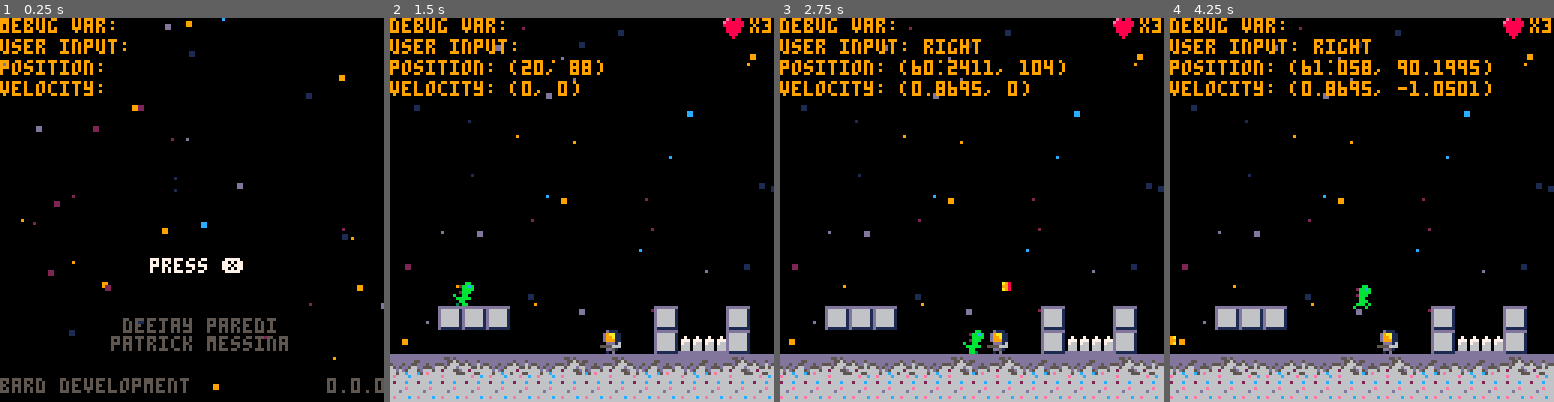
Above: before the commit, frames 1-4 (left to right).
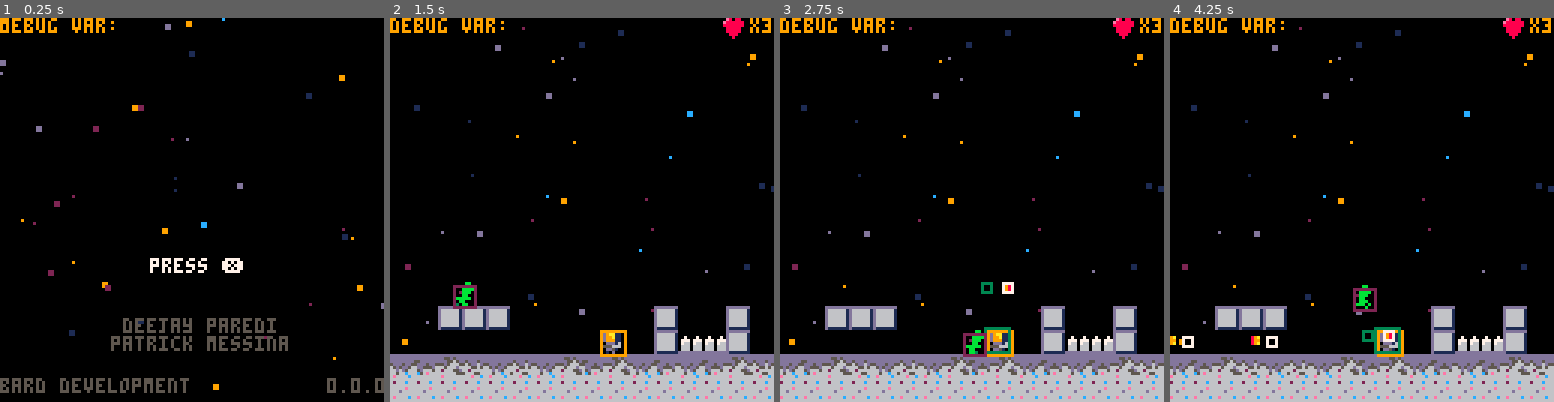
Above: after the commit, the same moments.

Repository: barddev/moonshot
Game: PICO-8 cartridge moonshot-temp.p8
Two runs of this game, one before a commit and one after it. Both use one fixed random seed, a clock stepped at 60 frames per second and the inputs below.
Inputs:
- Up to frame 1 (0.25 s): no input
- Up to frame 2 (1.5 s): tap X (X key) at 0.33, 1.07 s; tap O (Z key) at 0.7 s
- Up to frame 3 (2.75 s): hold Right 1.6-2.1 s; tap O (Z key) at 1.7, 2.1, 2.5 s; tap X (X key) at 1.85 s; hold Up 2.15-2.42 s; hold Right from 2.47 s (still down)
- Up to frame 4 (4.25 s): tap O (Z key) every 0.4 s from 2.9 to 4.1 s; tap X (X key) at 2.97, 4.08 s; release Right at 3.03 s; hold Left 3.08-3.58 s; hold Down 3.63-3.97 s; hold Right from 4.02 s (still down)

The runs differ from the first frame. In frame 1, 1.4% of the frame differs, in the area x 0-33%, y 5-21%; in frame 2, 2.4%; in frame 3, 3.5%; in frame 4, 4.2%, in the area x 0-84%, y 5-89%.

Commit message:
added hitbox drawings for debugging

Diff:
--- a/moonshot-temp.p8
+++ b/moonshot-temp.p8
@@ -98,9 +98,9 @@
         if (btn(3)) key = key .. "down "
         if (btn(4)) key = key .. "x "
         if (btn(5)) key = key .. "o "
-        print("user input: " .. key, x, 7, 9)
-        print("position: " .. globals.debug_position, x, 14, 9)
-        print("velocity: " .. globals.debug_vel, x, 21, 9)
+        -- print("user input: " .. key, x, 7, 9)
+        -- print("position: " .. globals.debug_position, x, 14, 9)
+        -- print("velocity: " .. globals.debug_vel, x, 21, 9)
 
     end
 
@@ -354,9 +354,9 @@
     -- set camera
     c:init(m.map_start, m.map_end)
 
-    -- pos, sp, hitbox, health, bullet_sp, acc
+    -- pos, sp, hitbox, health, bullet_sp, bullet_distance, bullet_max_time, acc
     local level_baddies = {
-        baddie:new(vector2d(70, 70), 17, {x=0,y=0,w=8,h=8}, 3, 0, vector2d(1.5, 0))
+        baddie:new(vector2d(70, 70), 17, new_hitbox(0,0,8,8), 3, 0, 50, 30, vector2d(1.5, 0))
     }
 
     level_1:init(m, b, level_baddies)
@@ -532,24 +532,28 @@
 -- health: starting health
 -- bullet_sp: sprite number for bullet
 -- acc: acceleration vector2d
-function baddie:new(pos, sp, hitbox, health, bullet_sp, acc)
+function baddie:new(pos, sp, hitbox, health, bullet_sp, bullet_distance, bullet_max_time, acc)
     local o = {}
     setmetatable(o, self)
     self.__index = self
 
-    self.sp = sp
-    self.bullet_sp = bullet_sp
-    self.hitbox = hitbox
-    self.w = 8
-    self.h = 8
-    self.pos = pos
-    self.health = health
-    self.flip = true
-
-    self.vel = vector2d(0, 0)
-    self.max_vel = vector2d(2, 2)
-
-    self.acc = acc
+    o.sp = sp
+    o.bullet_sp = bullet_sp
+    o.bullet_distance = bullet_distance
+    o.bullet_timer = 0
+    o.bullet_max_time = bullet_max_time
+    o.bullet_hitbox = new_hitbox(5,2,3,3)
+    o.hitbox = hitbox
+    o.w = 8
+    o.h = 8
+    o.pos = pos
+    o.health = health
+    o.flip = true
+
+    o.vel = vector2d(0, 0)
+    o.max_vel = vector2d(2, 2)
+
+    o.acc = acc
 
     return o
 end
@@ -562,6 +566,9 @@
     actor_move(self)
 
     collide_actor = actor_map_collision(self, "down", globals.actor)
+
+
+    self:shoot()
 
     -- check if hit by bullet
     for b in all(bullets) do
@@ -575,7 +582,55 @@
 
 function baddie:draw()
     spr(self.sp, self.pos.x, self.pos.y, 1, 1, self.flip, false)
-end
+    if globals.debug then
+        draw_hitbox(self.pos, self.hitbox, 9)
+        actor_collision_draw()
+    end
+end
+
+-- badie shoot
+function baddie:shoot()
+
+    -- globals.debug_var = self.hitbox
+    if self.bullet_timer <= self.bullet_max_time then
+        self.bullet_timer += 1
+        return
+    end
+    self.bullet_timer = 0
+
+    local dir = actor_direction(self)
+    -- if facing right
+    if dir == 1 then
+    -- if facing left
+    else
+        local p_x = p.pos.x + p.hitbox.x + p.hitbox.w + 1
+        local p_y = p.pos.y + p.hitbox.y + p.hitbox.h + 1
+        if p_x > self.pos.x - self.bullet_distance
+        and p_x - p.hitbox.x <= self.pos.x
+        and p_y > self.pos.y +  self.hitbox.h
+        then
+            -- TODO im tired, double check this
+            local dir = actor_direction(self)
+            local b_pos = vector2d()
+            -- facing right
+            if actor_direction(self) == 1 then
+                b_pos = vector2d(self.pos.x + self.hitbox.x + self.hitbox.w + self.bullet_hitbox.x,
+                                 self.pos.y + 1)
+            -- facing left
+            else
+                local _box = hitbox_position(self.hitbox, actor_direction(flip))
+                local _b_box = hitbox_position(self.bullet_hitbox, actor_direction(flip))
+                -- b_pos = vector2d(self.pos.x - 4 - _b_box.x - _b_box.w,
+                b_pos = vector2d(self.pos.x - 10,
+                                 self.pos.y + 0)
+                -- b_pos = vector2d(self.pos.x - (self.bullet_hitbox.w + self.bullet_hitbox.x), self.pos.y)
+            end
+            local b = bullet:new(b_pos , 32, self.bullet_hitbox, 50, self.flip)
+            add(bullets, b)
+        end
+    end
+end
+
 
 -- actor_collision
 -- check collision between two actors
@@ -583,27 +638,38 @@
 -- a: actor 1
 -- b: actor 2
 -- returns true if collision, false otherwise
-function actor_collision(actor_1, actor_2)
+a = {x=0,y=0,w=0,h=0}
+b = {x=0,y=0,w=0,h=0}
+function actor_collision(actor_a, actor_b)
 
     -- local a = actor_1.hitbox
     -- local b = actor_2.hitbox
 
-    local a = {}
-    a.x = actor_1.pos.x + actor_1.hitbox.x
-    a.y = actor_1.pos.y + actor_1.hitbox.y
-    a.w = actor_1.hitbox.w
-    a.h = actor_1.hitbox.h
-    local b = {}
-    b.x = actor_1.pos.x + actor_1.hitbox.x
-    b.y = actor_1.pos.y + actor_1.hitbox.y
-    b.w = actor_1.hitbox.w
-    b.h = actor_1.hitbox.h
-
-    -- move hitbox to the correct position
-    a.x += actor_1.pos.x
-    a.y += actor_1.pos.y
-    b.x += actor_2.pos.x
-    b.y += actor_2.pos.y
+    local dir_a = actor_direction(actor_a)
+    local dir_b = actor_direction(actor_b)
+
+
+    -- position hitbox for actor a
+    -- facing right
+    if dir_a == 1 then
+        a = new_hitbox(actor_a.pos.x + actor_a.hitbox.x,
+            actor_a.pos.y + actor_a.hitbox.y,
+            actor_a.hitbox.w, actor_a.hitbox.h)
+    else
+        local _a = hitbox_position(actor_a.hitbox)
+        a = new_hitbox(actor_a.pos.x + _a.x,
+            actor_a.pos.y + _a.y, _a.w, _a.h)
+    end
+    -- position hitbox for actor b
+    if dir_b == 1 then
+        b = new_hitbox(actor_b.pos.x + actor_b.hitbox.x,
+            actor_b.pos.y + actor_b.hitbox.y,
+            actor_b.hitbox.w, actor_b.hitbox.h)
+    else
+        local _b = hitbox_position(actor_b.hitbox)
+        b = new_hitbox(actor_b.pos.x + _b.x,
+            actor_b.pos.y + _b.y, _b.w, _b.h)
+    end
 
     if a.x < b.x + b.w
     and a.x + a.w > b.x
@@ -612,6 +678,19 @@
         return true
     end
     return false
+end
+
+function actor_collision_draw()
+    local x1 = a.x
+    local x2 = a.x + a.w
+    local y1 = a.y
+    local y2 = a.y + a.h
+    rect(x1, y1, x2, y2, 3)
+    local x1 = b.x
+    local x2 = b.x + b.w
+    local y1 = b.y
+    local y2 = b.y + b.h
+    rect(x1, y1, x2, y2, 3)
 end
 
 
@@ -710,7 +789,12 @@
     self.health = 1
     self.lives = 3
 
-
+    self.hitbox = {
+        x = 1,
+        y = 1,
+        w = 7,
+        h = 7
+    }
     -- movement
     self.pos = vector2d(x, y)
 
@@ -778,7 +862,8 @@
 
 function player:shoot()
 
-    local b = bullet:new(self.pos, 32, {x=5,y=2,w=3,h=3}, self.flip)
+    -- todo make bullet distance a value in init
+    local b = bullet:new(self.pos, 32, new_hitbox(5,2,3,3), 50, self.flip)
     sfx(08)
     add(bullets, b)
 end
@@ -847,6 +932,9 @@
     self:draw_lives()
     self:animate()
     spr(self.sp, self.pos.x, self.pos.y, 1, 1, self.flip, false)
+    if globals.debug then
+        draw_hitbox(self.pos, self.hitbox, 2)
+    end
 end
 
 
@@ -930,6 +1018,11 @@
 function bullets_draw()
     for b in all(bullets) do
         b:draw()
+
+        if globals.debug then
+            draw_hitbox(b.pos, b.hitbox, 7)
+        end
+
     end
 end
 
@@ -939,7 +1032,7 @@
 -- create a new bullets object
 -- pos: position vector
 -- direction: string for left or right ("left", "right")
-function bullet:new(pos, sp, hitbox, flip)
+function bullet:new(pos, sp, hitbox, distance, flip)
     local o = {}
     setmetatable(o, self)
     self.__index = self
@@ -948,8 +1041,8 @@
     -- shot origin
     o.origin = pos
     --shot distance
-    o.distance = 50
-    self.hitbox = hitbox
+    o.distance = distance
+    self.hitbox = hitbox_position(hitbox, actor_direction(flip))
 
     -- used for map collision
     o.w = 8
@@ -977,9 +1070,10 @@
 -- add particles
 -- pos: position of particle vector2d
 -- t: type
+-- color: array of colors
 -- max_age: how long the particle should live
 particle={}
-function particle:new(pos, t, color, max_age, old_color)
+function particle:new(pos, t, color, max_age)
 
     local old_color = old_color or color
 
@@ -1017,20 +1111,32 @@
     for part in all(particles) do
         -- 1 pixel particle
         if part.type == 0 then
-            pset(part.pos.x, part.pos.y, part.color)
+            pset(part.pos.x, part.pos.y, part.color[1])
         end
     end
 end
 
 -- create new death particle effect
 function particle_death(pos)
-    local part = particle:new(pos, 0, 8, 15+rnd(2))
+    local part = particle:new(pos, 0, {8}, 15+rnd(2))
     add(particles, part)
 end
 
 
 -->8
 -- utils
+
+-- draw hitbox
+-- pos: position vector
+-- h: hitbox
+-- c: color (int)
+function draw_hitbox(pos, h, c)
+    local x1 = pos.x + h.x
+    local x2 = pos.x + h.x + h.w
+    local y1 = pos.y + h.y
+    local y2 = pos.y + h.y + h.h
+    rect(x1, y1, x2, y2, c)
+end
 
 -- vector
 -- vector in R2
@@ -1085,8 +1191,51 @@
     return "(".. a.x .. ", " .. a.y .. ")"
 end
 
-function vector.__concat(a, b)
-    return tostring(a) .. tostring(b)
+function vector.__concat(s, t)
+    return tostring(s) .. tostring(t)
+end
+
+-- hitbox
+hitbox = {}
+function new_hitbox(_x, _y, _w, _h)
+
+    local o = {}
+    setmetatable(o, hitbox)
+    o.x = _x or 0
+    o.y = _y or 0
+    o.w = _w or 8
+    o.h = _h or 8
+    return o
+
+end
+
+-- determine the location of a hitbox
+-- returns a position hitbox
+-- actor: actor who has a hitbox and flip
+-- {x,y,w,h}
+function hitbox_position(b, dir)
+
+    local h = {}
+    h.w = b.w
+    h.h = b.h
+    if dir == 1 then
+    -- facing right
+        h.x = b.x
+        h.y = b.y
+    -- facing left
+    else
+        h.x = 7 - (b.w + b.x)
+        h.y = 7 - (b.h + b.y)
+    end
+    return h
+end
+
+function hitbox.__tostring(s)
+    return "{x: " .. s.x .. ", y: " .. s.y .. ",\n w: " .. s.w .. ", h: " .. s.h .. "}"
+end
+
+function hitbox.__concat(s, t)
+    return tostring(s) .. tostring(t)
 end
 
 
